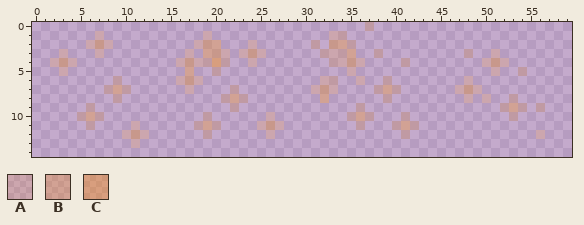
File history of a pixel-art sprite, assets/images/effect_wisdom_regen.png. Above: the version before the commit.
The file is 60x15 pixels.
Palette (. is transparent): A #f78c0026  B #f78c0046  C #f78c0062
Pixels before, first column x 2:
 0 ...................................A...................
 1 .....A...........A.............AA......................
 2 ....ABA.........ABB...A......A.BBA.....................
 3 .A...A.........A.BBA.ABA......AAAB..A.........A..A.....
 4 ABA...........ABAACA..A........AABA....A........ABA....
 5 .A.............B..A..............A...............A..A..
 6 .......A......ABA.............AA..A..A........A........
 7 ......ABA......A....A........ABA....ABA......ABA.......
 8 .......A...........ABA........B......A........A.A..A...
 9 ....A...............A.............A...............ABA.A
10 ...ABA...........A......A........ABA...A...........A...
11 ....A....A......ABA....ABA........A...ABA..............
12 ........ABA......A......A..............A..............A
13 .........A.............................................
Once edited:
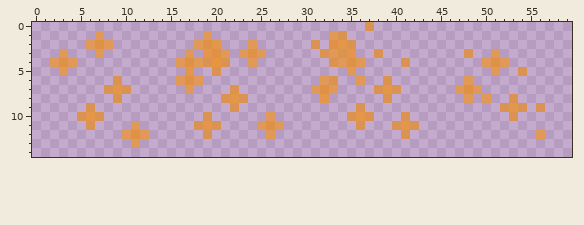
The exact change:
colour A: #f78c0026 -> #f78c0092
colour B: #f78c0046 -> #f78c00a2
colour C: #f78c0062 -> #f78c00b0
Changed places in both pictures, as pixel boxes (x1, y1, x2, y2):
changed: (176, 22, 545, 139)
changed: (50, 31, 149, 148)
